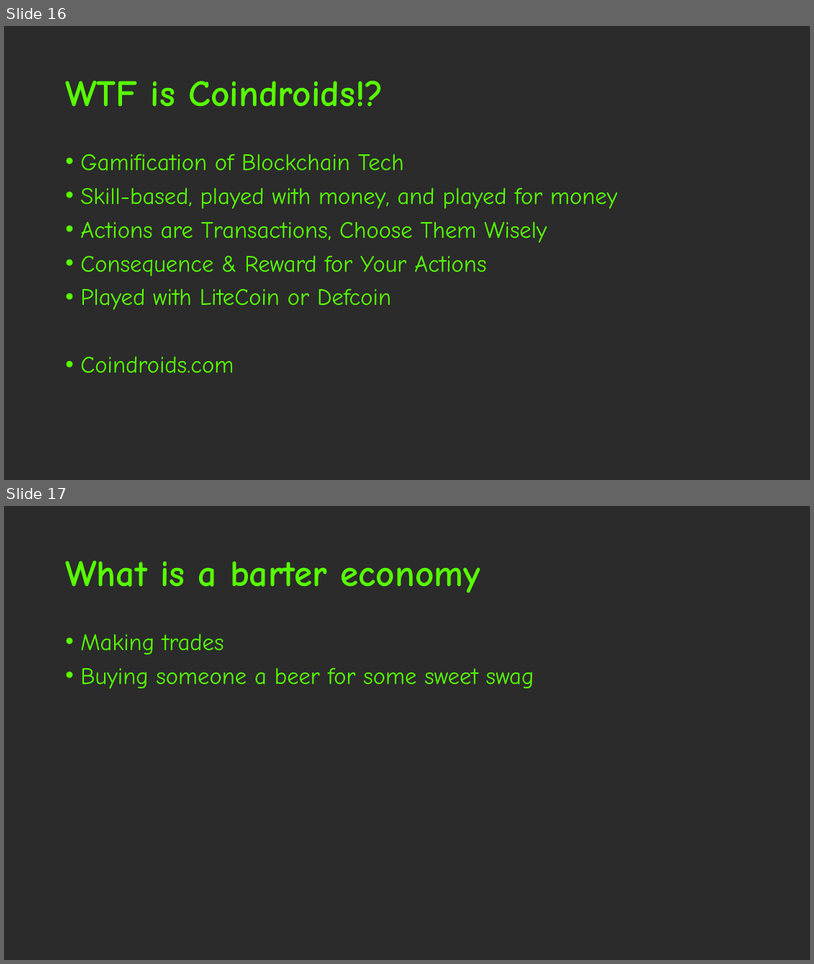
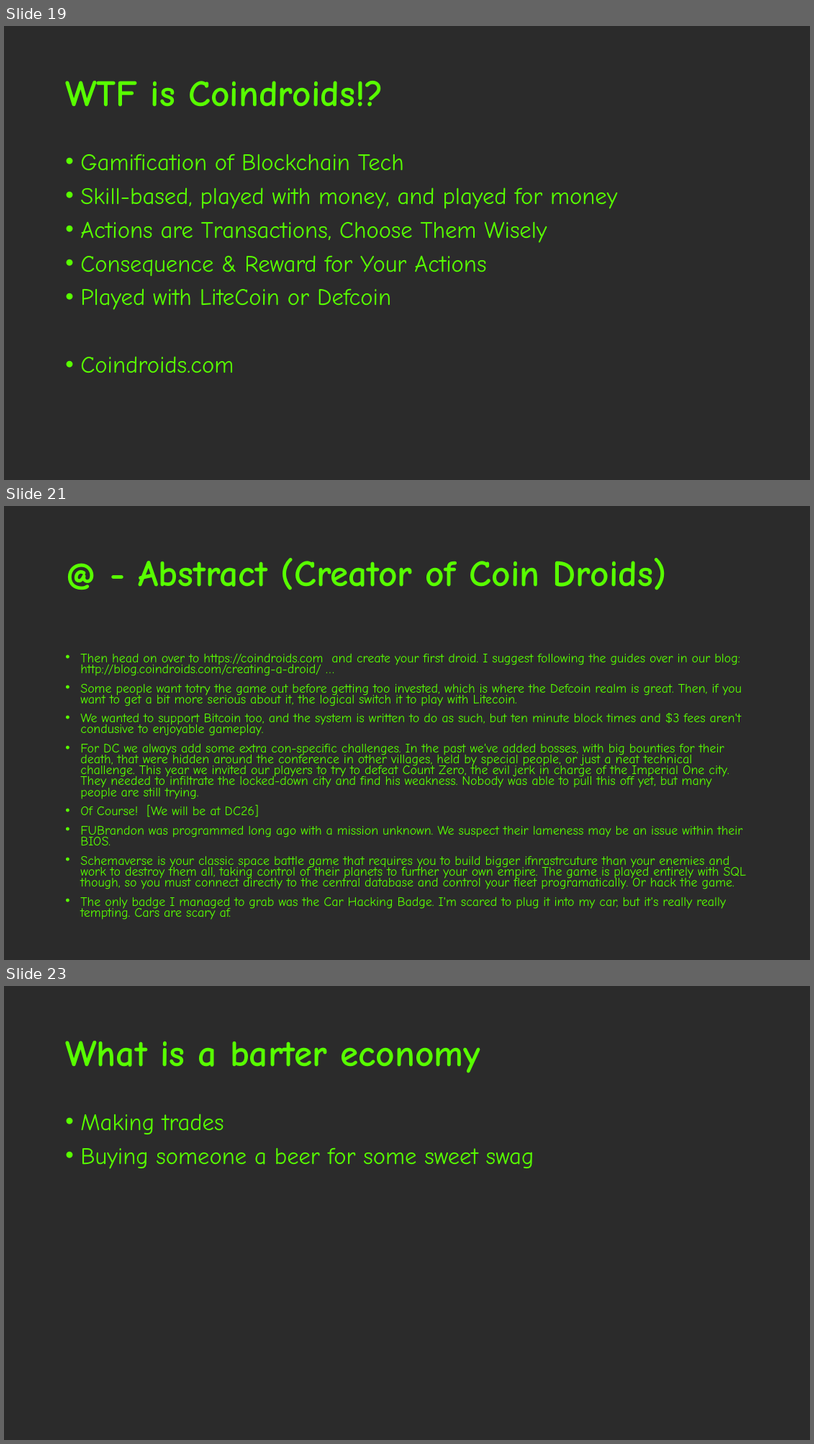
Before and after one commit to Kirball/b-sides-jax-talk, a slide deck: #BadgeLife, alternative currencies, the barter [Autosaved].pptx. Shown one above the other, each under a label of ours: slides 16 and 17 before the commit, slides 19, 21 and 23 after it; the slides between them are not shown. The pictures are 814x964 and 814x1444 pixels, drawn with LibreOffice and Linux fonts; fonts in the diff are those of the drawing; background and template pictures are left out; a plain dark background stands for a picture behind light text. Boxes give left, top, right and bottom in pixels: in the first picture for what was removed or moved away, otherwise in the second. Text is boxed around its words. In the diff, an @@ line names an element or a change of style, - is before the commit and + after.

```diff
--- a/#BadgeLife, alternative currencies, the barter [Autosaved].pptx
+++ b/#BadgeLife, alternative currencies, the barter [Autosaved].pptx
@@ slide 21 added at (4,506,810,960), background picture (left out) @@
@@ title added at (139,558,667,590), 44 pt, text #58FF00, bold @@
+@ - Abstract (Creator of Coin Droids)
@@ text added at (80,653,747,919), 15.4 pt, text #58FF00 @@
+• Then head on over to https://coindroids.com and create your first droid. I suggest following the guides over in our blog: http://blog.coindroids.com/creating-a-droid/ …
+• Some people want totry the game out before getting too invested, which is where the Defcoin realm is great. Then, if you want to get a bit more serious about it, the logical switch it to play with Litecoin.
+• We wanted to support Bitcoin too, and the system is written to do as such, but ten minute block times and $3 fees aren't condusive to enjoyable gameplay.
+• For DC we always add some extra con-specific challenges. In the past we've added bosses, with big bounties for their death, that were hidden around the conference in other villages, held by special people, or just a neat technical challenge. This year we invited our players to try to defeat Count Zero, the evil jerk in charge of the Imperial One city. They needed to infiltrate the locked-down city and find his weakness. Nobody was able to pull this off yet, but many people are still trying.
+• Of Course! [We will be at DC26]
+• FUBrandon was programmed long ago with a mission unknown. We suspect their lameness may be an issue within their BIOS.
+• Schemaverse is your classic space battle game that requires you to build bigger ifnrastrcuture than your enemies and work to destroy them all, taking control of their planets to further your own empire. The game is played entirely with SQL though, so you must connect directly to the central database and control your fleet programatically. Or hack the game.
+• The only badge I managed to grab was the Car Hacking Badge. I'm scared to plug it into my car, but it's really really tempting. Cars are scary af.
@@ what was slide 16 is now slide 19 @@
@@ what was slide 17 is now slide 23 @@
```
Also in this commit, not shown: 10 slides changed, 9 other slides added.
